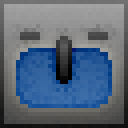
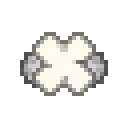
Revision of a layered 128 x 128 image; what changed, layer by layer:
removed layer "Layer 0 copy 2" over [20, 32, 108, 84]
removed layer "Layer 0 copy" over [16, 48, 112, 108]
removed layer "Layer 0" over [0, 0, 128, 128]
added layer "haT" above "Layer 1" over [32, 32, 96, 96]
added layer "Layer 1" over [20, 48, 108, 88]
